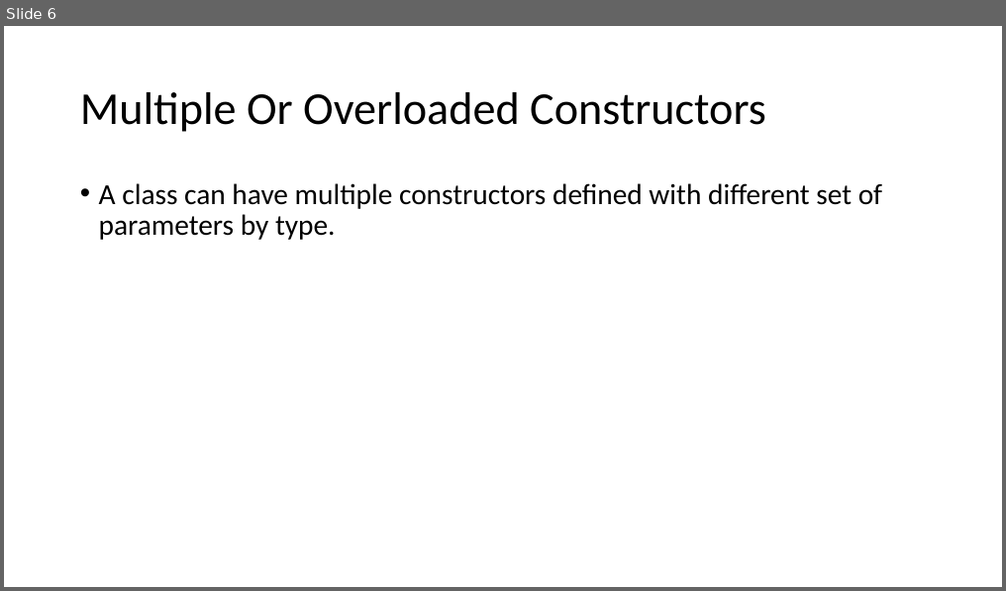
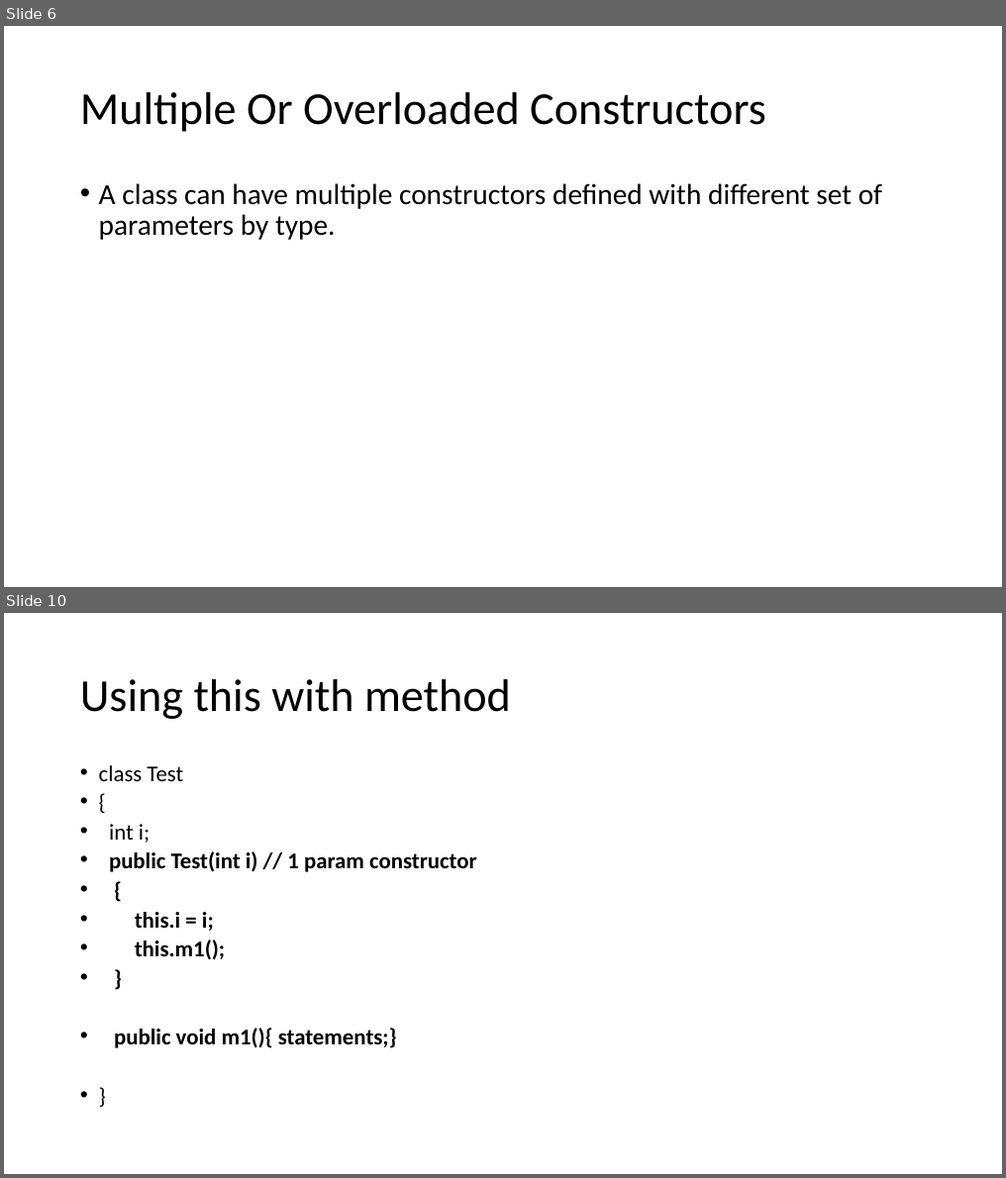
Before and after one commit to umaa-java-sept-2020/documents, a slide deck: constructors.pptx. Shown one above the other, each under a label of ours: slide 6 before the commit, slides 6 and 10 after it; the slides between them are not shown. The pictures are 1006x591 and 1006x1178 pixels, drawn with LibreOffice and Linux fonts; fonts in the diff are those of the drawing. Boxes give left, top, right and bottom in pixels: in the first picture for what was removed or moved away, otherwise in the second. Text is boxed around its words. In the diff, an @@ line names an element or a change of style, - is before the commit and + after.

```diff
--- a/constructors.pptx
+++ b/constructors.pptx
@@ slide 10 added at (4,613,1002,1174), background #FFFFFF @@
@@ title added at (80,679,511,719), 44 pt, text #000000 @@
+Using this with method
@@ text added at (99,765,477,1049), 21.7 pt, text #000000, bold @@
+• class Test
+• {
+• int i;
+• public Test(int i) // 1 param constructor
+• {
+• this.i = i;
+• this.m1();
+• }
+• public void m1(){ statements;}
+• }
```
Also in this commit, not shown: 5 other slides added.
